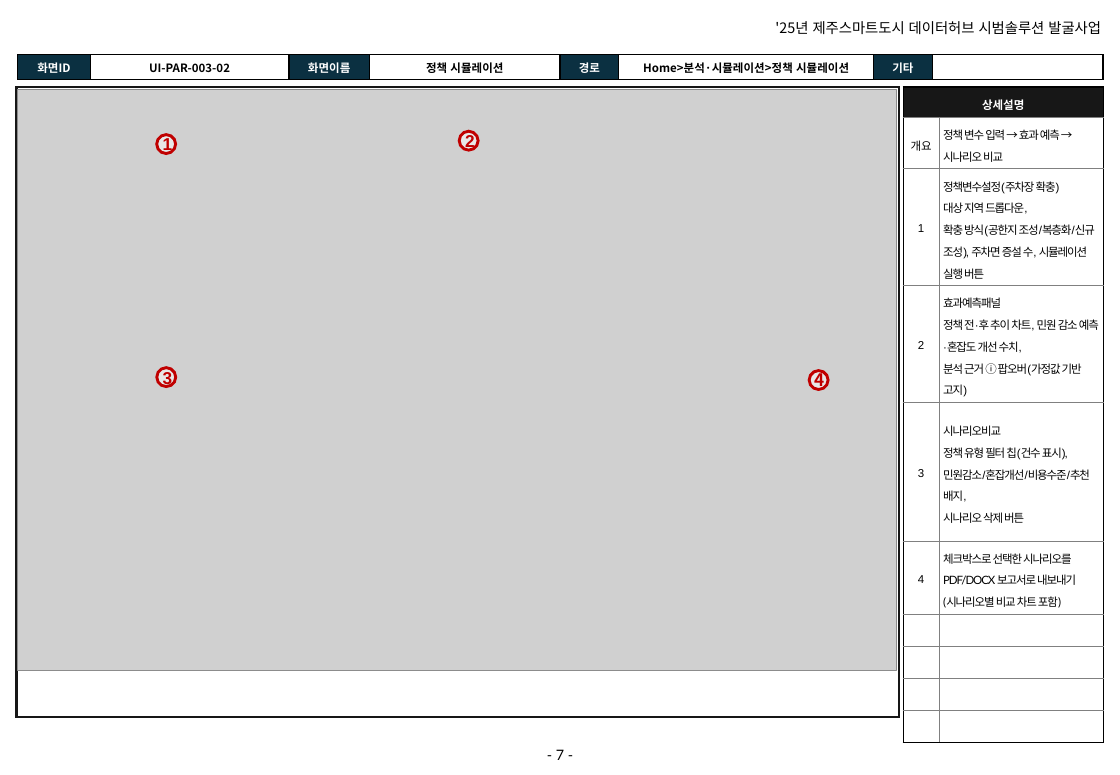
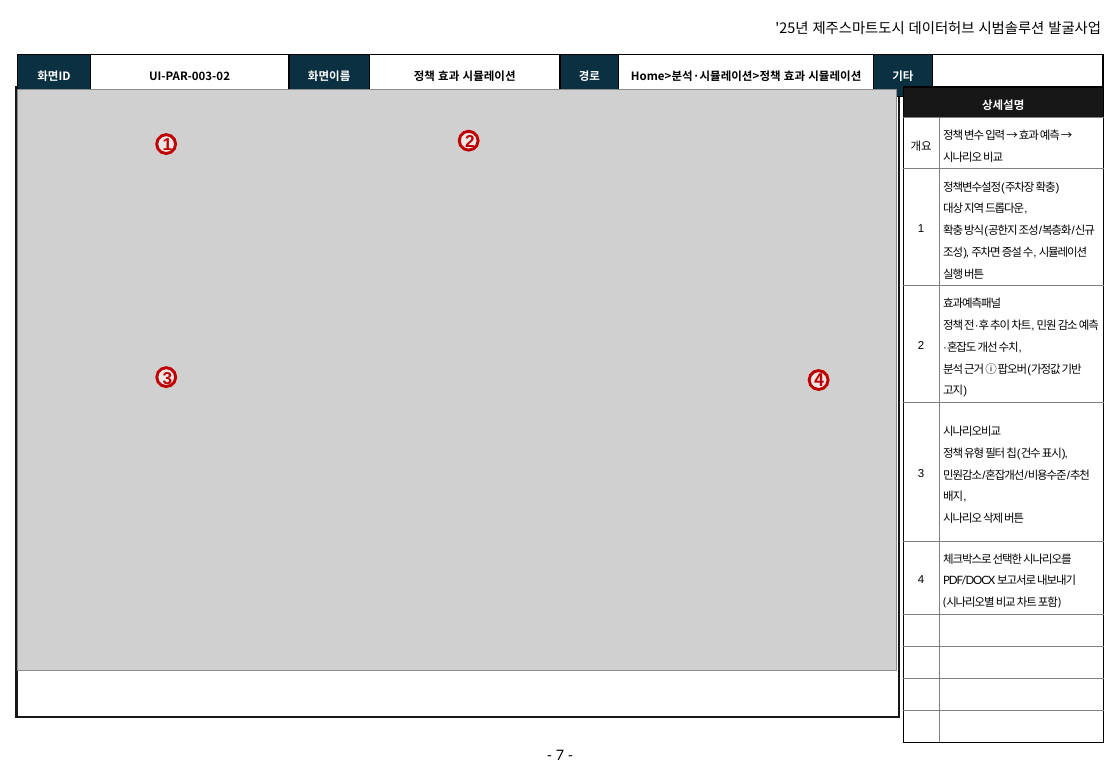
Before and after one commit to innopamSolution/jeju-datahub, a slide deck: slide 7 of Audit/JJ_PD_IP_D04_화면설계서_v1.5_이노팸.pptx. Drawn at 1120x775 pixels with LibreOffice and Linux fonts; fonts in the diff are those of the drawing; grey boxes stand for pictures; background and template pictures are left out. Boxes give left, top, right and bottom in pixels: in the first picture for what was removed or moved away, otherwise in the second. Text is boxed around its words. In the diff, an @@ line names an element or a change of style, - is before the commit and + after.

```diff
--- a/Audit/JJ_PD_IP_D04_화면설계서_v1.5_이노팸.pptx
+++ b/Audit/JJ_PD_IP_D04_화면설계서_v1.5_이노팸.pptx
@@ table at [18, 55, 1102, 85] @@
-row 1, column 4: 정책 시뮬레이션
+row 1, column 4: 정책 효과 시뮬레이션
-row 1, column 6: Home>분석·시뮬레이션>정책 시뮬레이션
+row 1, column 6: Home>분석·시뮬레이션>정책 효과 시뮬레이션
```
Also in this commit, not shown: 4 other slides changed, 1 other file.
